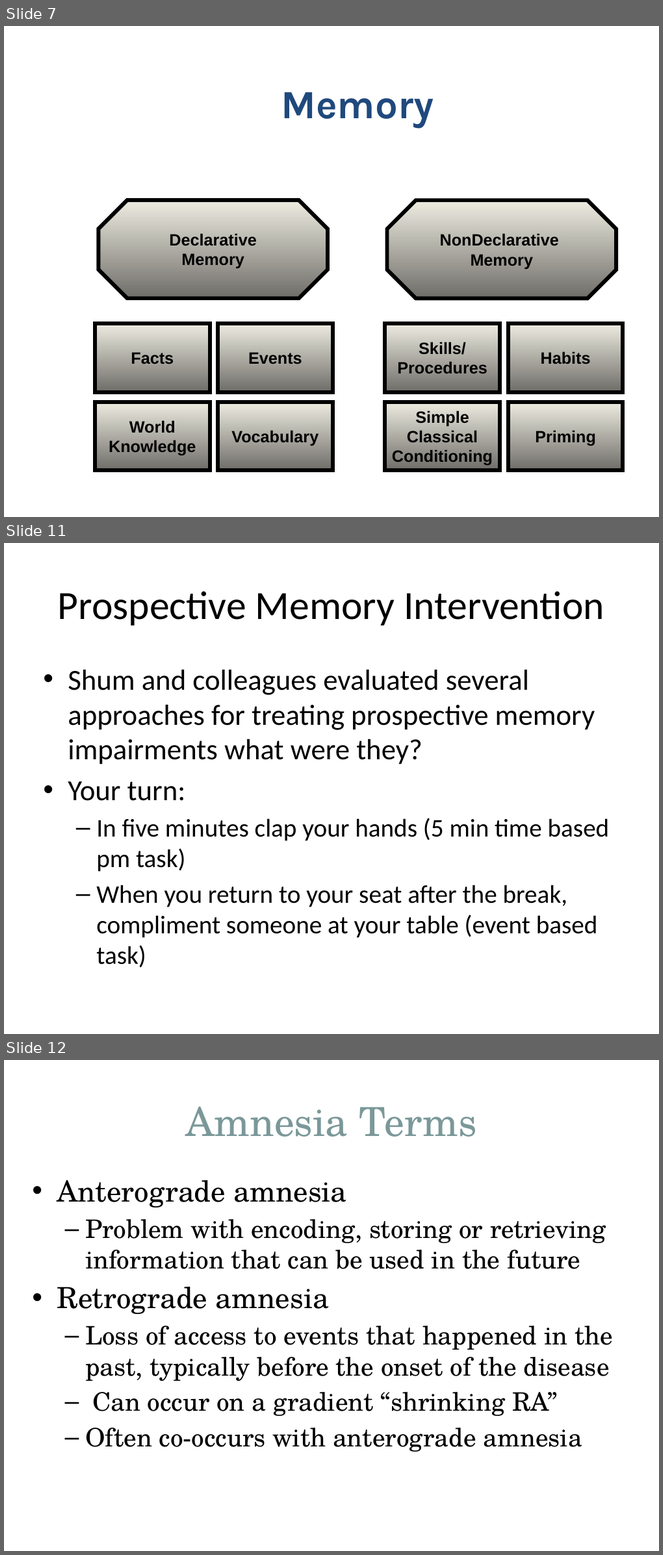
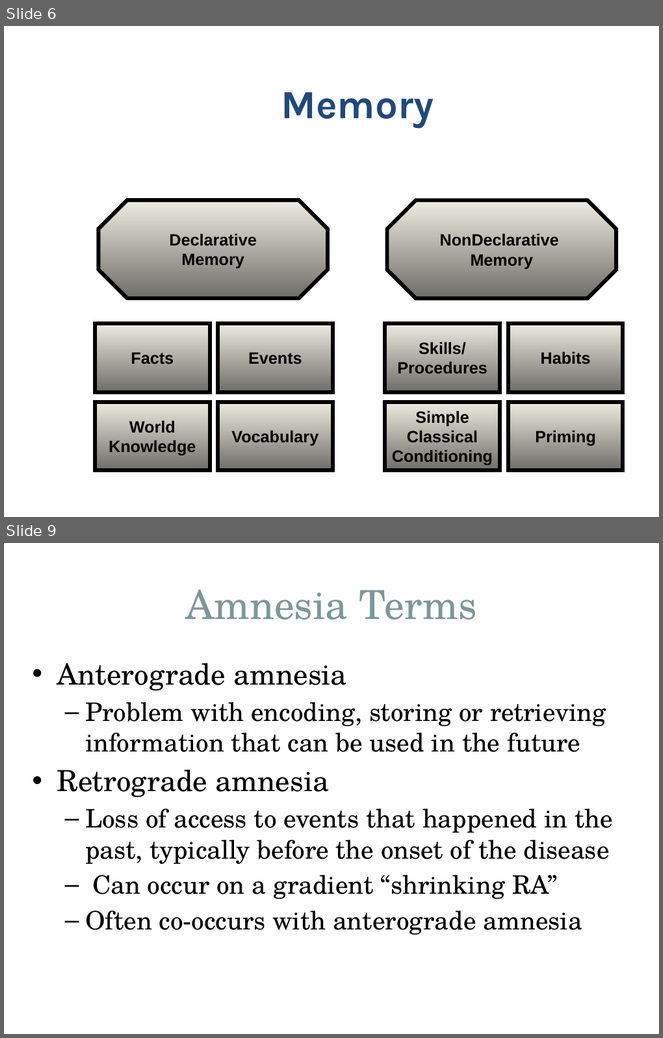
Before and after one commit to Jim-Wright90/cds_663_winter_2021, a slide deck: slides/Week4_Memory_21.pptx. Shown one above the other, each under a label of ours: slides 7, 11 and 12 before the commit, slides 6 and 9 after it; the slides between them are not shown. The pictures are 663x1555 and 663x1038 pixels, drawn with LibreOffice and Linux fonts; fonts in the diff are those of the drawing. Boxes give left, top, right and bottom in pixels: in the first picture for what was removed or moved away, otherwise in the second. Text is boxed around its words. In the diff, an @@ line names an element or a change of style, - is before the commit and + after.

Commit message:
updates to week 4 memory slides

```diff
--- a/slides/Week4_Memory_21.pptx
+++ b/slides/Week4_Memory_21.pptx
@@ slide 11 removed at (4,543,659,1034), background #FFFFFF @@
@@ title removed at (58,591,605,626) @@
-Prospective Memory Intervention
@@ text removed at (68,670,610,968) @@
-• Shum and colleagues evaluated several approaches for treating prospective memory impairments what were they?
-• Your turn:
-  – In five minutes clap your hands (5 min time based pm task)
-  – When you return to your seat after the break, compliment someone at your table (event based task)
@@ what was slide 7 is now slide 6 @@
@@ what was slide 12 is now slide 9 @@
```
Also in this commit, not shown: 4 slides changed, 4 other slides removed.
